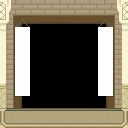
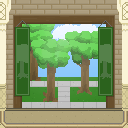
Before/after of a 128x128 layered artwork. What changed in the layer stack:
added layer "Layer 7" above "Layer 1" over [15, 27, 113, 96]
painted on "Layer 1" over [22, 24, 106, 27]
added layer "Layer 6" above "Layer 5" over [15, 24, 113, 108]
added layer "Layer 5" above "Layer 3" over [31, 39, 72, 102]
added layer "Layer 3" above "Layer 4" over [65, 31, 103, 95]
added layer "Layer 4" above "Layer 2" over [15, 24, 113, 98]
painted on "Layer 2" over [15, 24, 113, 108]
